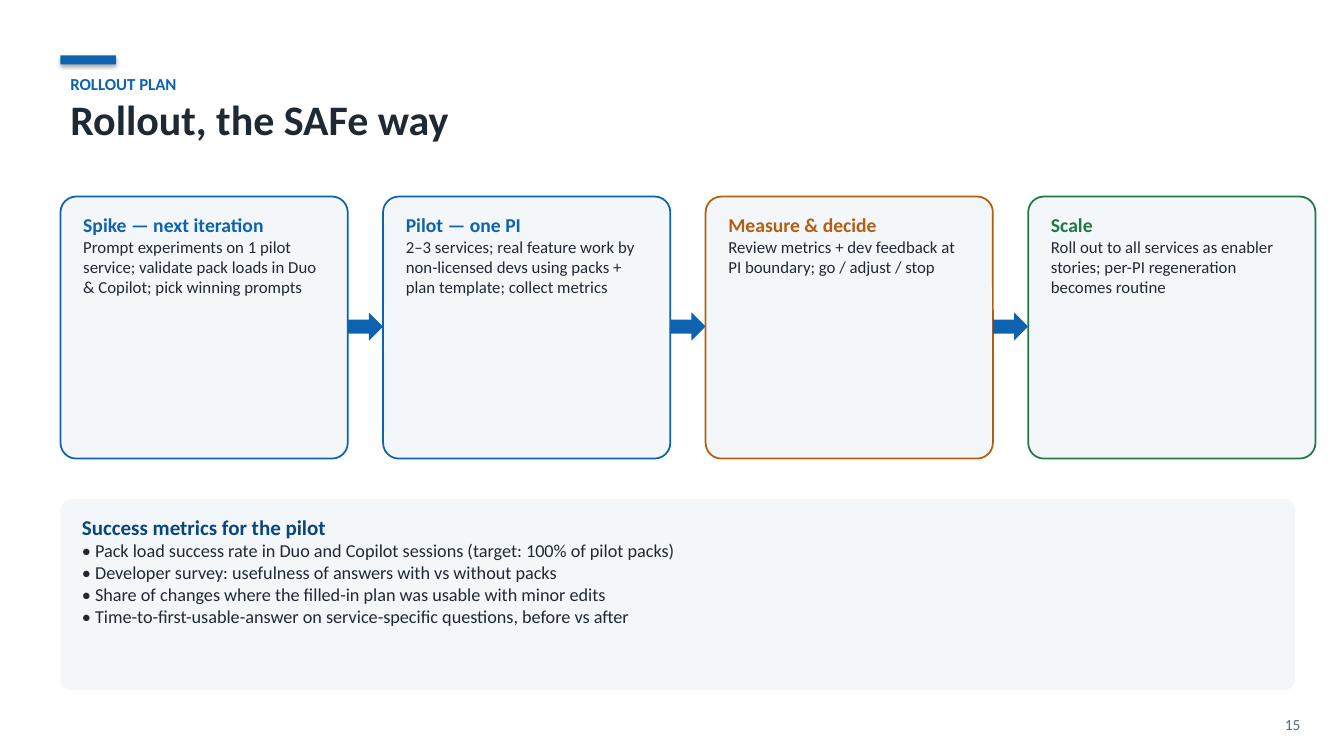
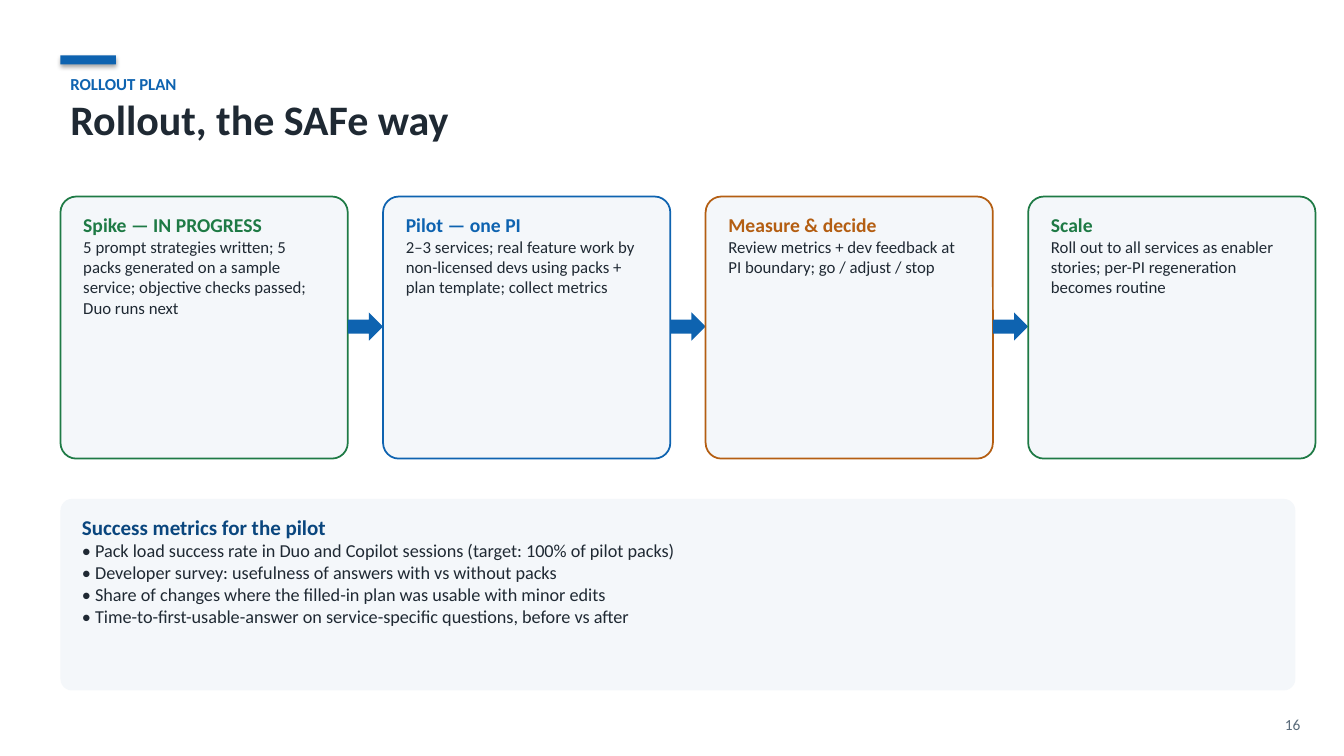
Before and after one commit to kamilhakim-s/claude2duo, a slide deck: slide 16 of deck/claude2duo-context-packs.pptx (slide 15 before the commit). Drawn at 1344x756 pixels with LibreOffice and Linux fonts; fonts in the diff are those of the drawing. Boxes give left, top, right and bottom in pixels: in the first picture for what was removed or moved away, otherwise in the second. Text is boxed around its words. In the diff, an @@ line names an element or a change of style, - is before the commit and + after.

```diff
--- a/deck/claude2duo-context-packs.pptx
+++ b/deck/claude2duo-context-packs.pptx
@@ rounded rectangle "Spike — IN PROGRESS" at (60, 197, 348, 459): outline #0E63B0 1.25 pt to #1E7A45 1.25 pt @@
@@ text in rounded rectangle at (83, 218, 306, 314): text changed @@
-Spike — next iteration
-Prompt experiments on 1 pilot service; validate pack loads in Duo & Copilot; pick winning prompts
+Spike — IN PROGRESS
+5 prompt strategies written; 5 packs generated on a sample service; objective checks passed; Duo runs next
@@ text at (1285, 719, 1301, 730): text changed @@
-15
+16
```
Also in this commit, not shown: 6 other slides changed, 3 slides added, 2 slides removed, 3 other files.
